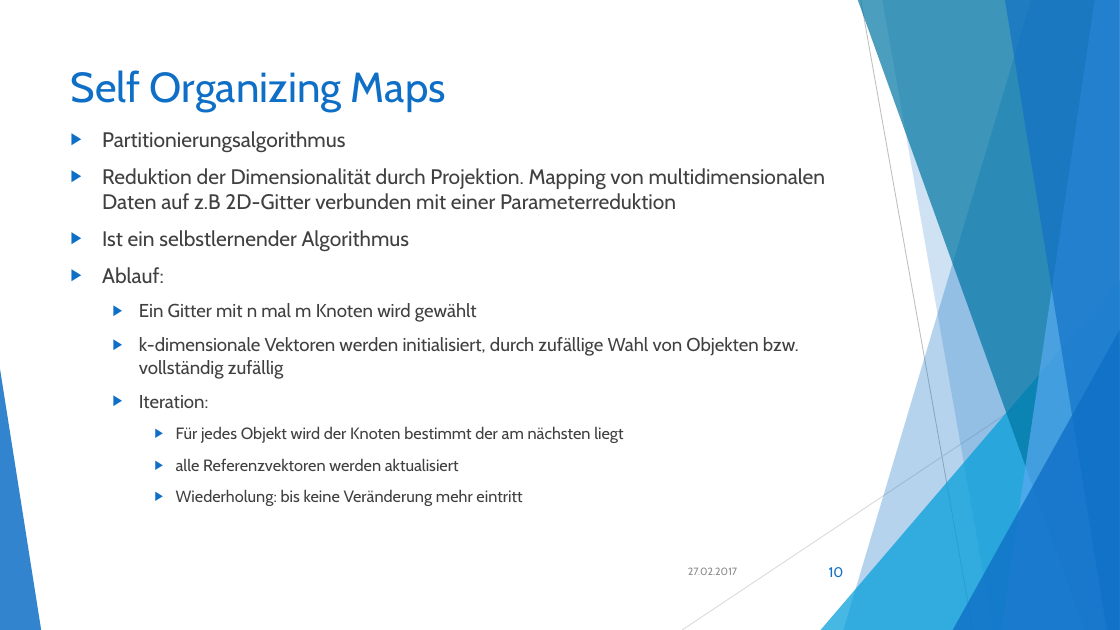
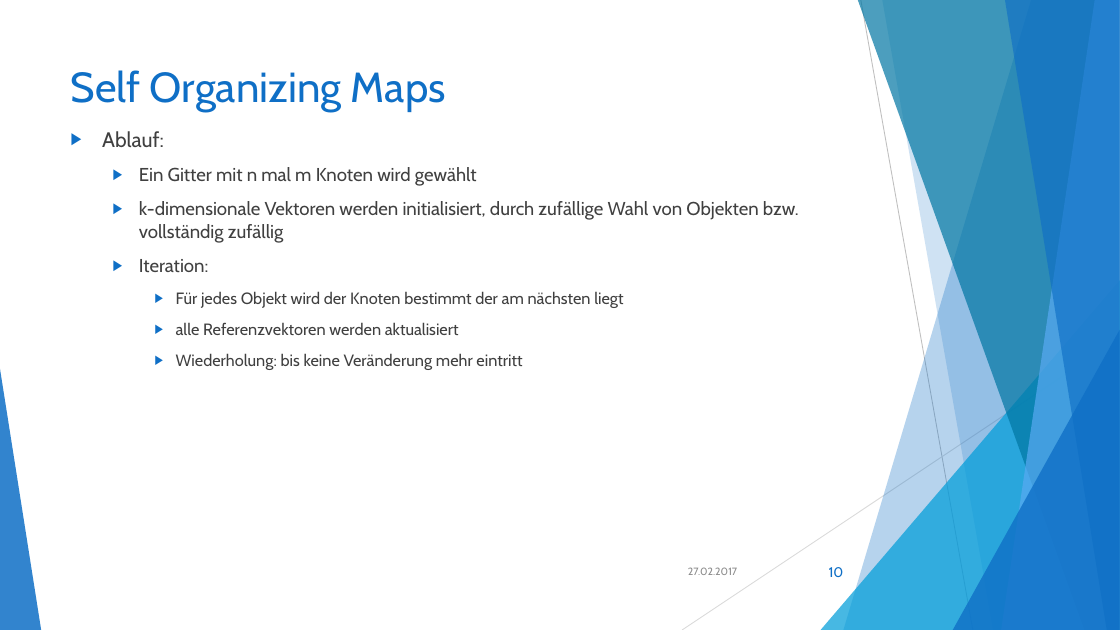
Before and after one commit to akio4800/fh, a slide deck: slide 10 of Klassifikation und Clustering3.pptx. Drawn at 1120x630 pixels with LibreOffice and Linux fonts; fonts in the diff are those of the drawing. Boxes give left, top, right and bottom in pixels: in the first picture for what was removed or moved away, otherwise in the second. Text is boxed around its words. In the diff, an @@ line names an element or a change of style, - is before the commit and + after.

```diff
--- a/Klassifikation und Clustering3.pptx
+++ b/Klassifikation und Clustering3.pptx
@@ text at [102,131,826,252]: paragraphs removed @@
-▶ Partitionierungsalgorithmus
-▶ Reduktion der Dimensionalität durch Projektion. Mapping von multidimensionalen Daten auf z.B 2D-Gitter verbunden mit einer Parameterreduktion
-▶ Ist ein selbstlernender Algorithmus
```
Also in this commit, not shown: 3 other slides changed, 2 other files.
